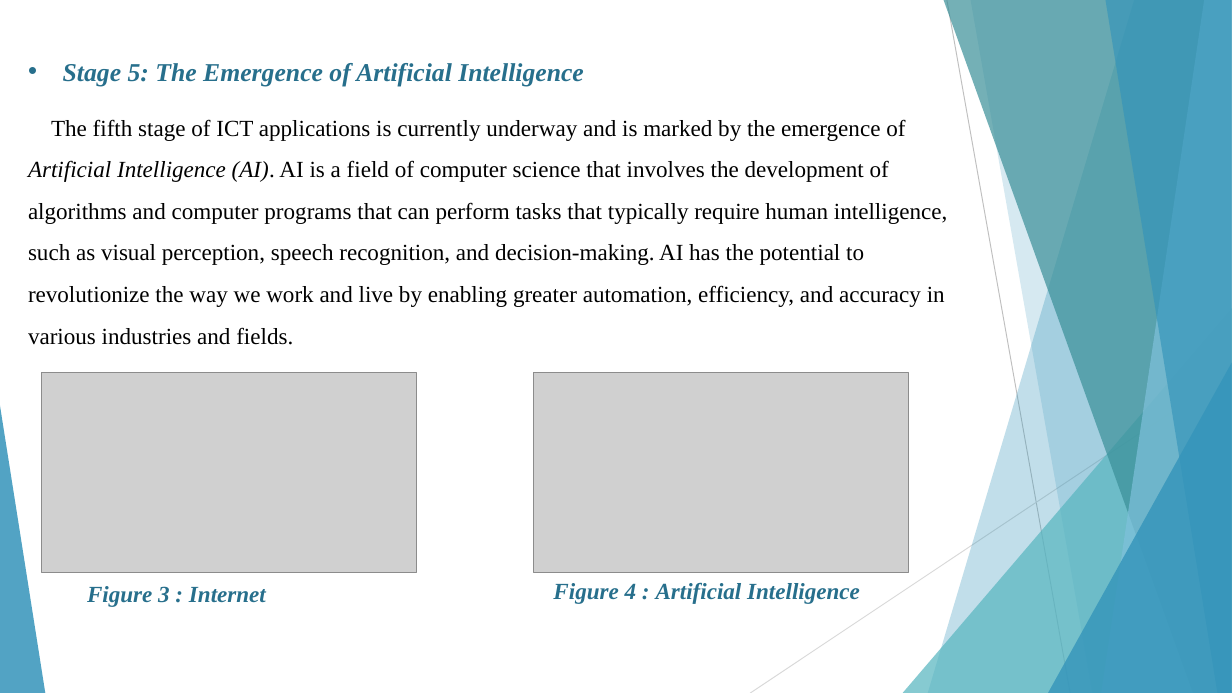
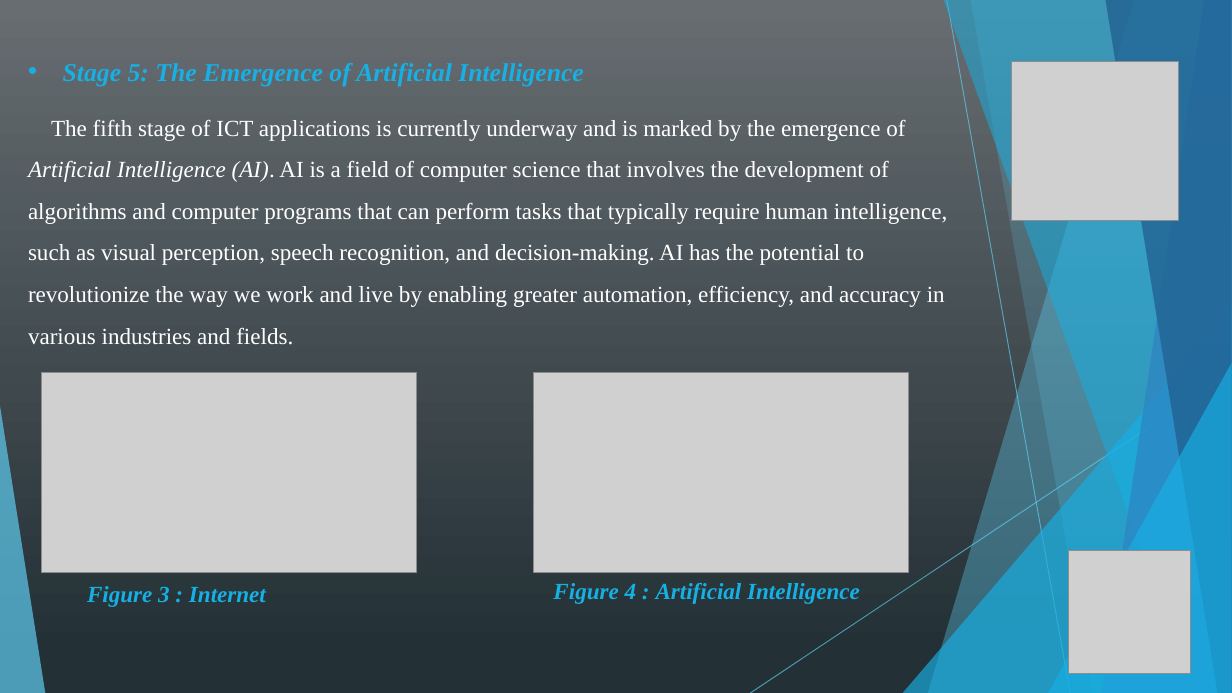
Before and after one commit to kamiri-lilia/projet-final, a slide deck: slide 7 of TIC_PP.pptx. Drawn at 1232x693 pixels with LibreOffice and Linux fonts; fonts in the diff are those of the drawing; grey boxes stand for pictures. Boxes give left, top, right and bottom in pixels: in the first picture for what was removed or moved away, otherwise in the second. Text is boxed around its words. In the diff, an @@ line names an element or a change of style, - is before the commit and + after.

```diff
--- a/TIC_PP.pptx
+++ b/TIC_PP.pptx
@@ background #FFFFFF to gradient #686E71 to #233036 @@
@@ freeform shape at (928, 0, 1232, 693): fill #3494BA at 30% opacity to #5FCBEF at 36% opacity @@
@@ freeform shape at (944, 0, 1232, 693): fill #3A8F98 at 70% opacity to #17B0E4 at 50% opacity @@
@@ line (947, 0) - (1070, 693): stroke #BFBFBF 0.75 pt to #5FCBEF 0.75 pt @@
@@ freeform shape at (970, 0, 1232, 693): fill #3494BA at 20% opacity to #5FCBEF at 20% opacity @@
@@ freeform shape at (1102, 0, 1232, 693): fill #7FC1DB at 70% opacity to #2E83C3 at 70% opacity @@
@@ freeform shape at (1105, 0, 1232, 693): fill #3494BA at 65% opacity to #226292 at 80% opacity @@
@@ text "Stage 5: The Emergence of ..." at (28, 63, 947, 345): text colour #276F8B to #17B0E4 in "Stage 5: The Emergence of Artificial Intelligence"; text colour #000000 to #FFFFFF; bullet colour #276F8B to #17B0E4 @@
@@ picture added at (1012, 61, 1178, 220) @@
@@ triangle at (903, 308, 1232, 693): fill #58B6C0 at 72% opacity to #17B0E4 at 66% opacity @@
@@ line (1232, 372) - (750, 693): stroke #D9D9D9 0.75 pt to #5FCBEF 0.75 pt @@
@@ triangle at (1048, 363, 1232, 693): fill #3494BA at 80% opacity to #17B0E4 at 66% opacity @@
@@ triangle at (0, 406, 45, 693): fill #3494BA at 85% opacity to #5FCBEF at 70% opacity @@
@@ picture added at (1068, 551, 1191, 674) @@
@@ text "Figure 3 : Internet" at (87, 586, 266, 607): text colour #276F8B to #17B0E4 @@
@@ text "Figure 4 : Artificial Intelligence" at (553, 583, 860, 604): text colour #276F8B to #17B0E4 @@
```
Also in this commit, not shown: 18 other slides changed, 1 slide added.
